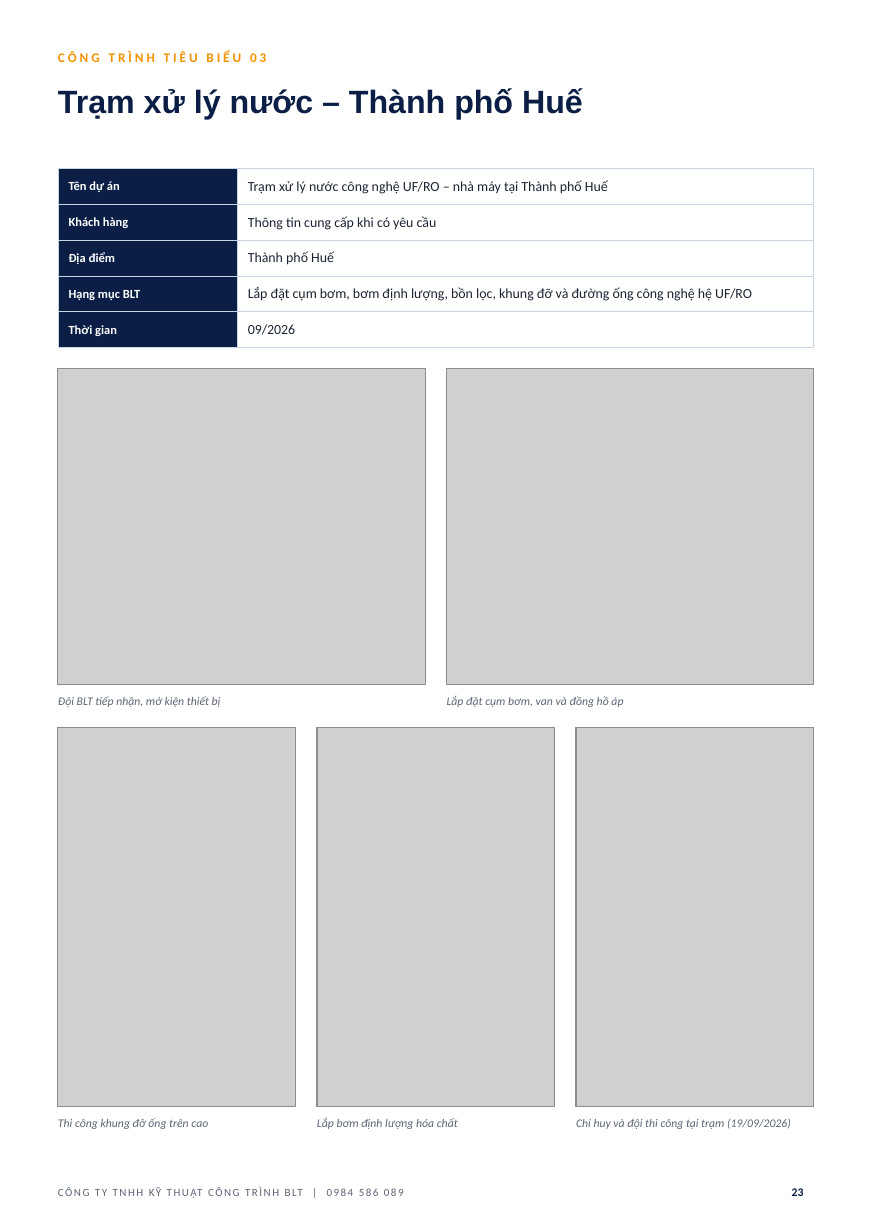
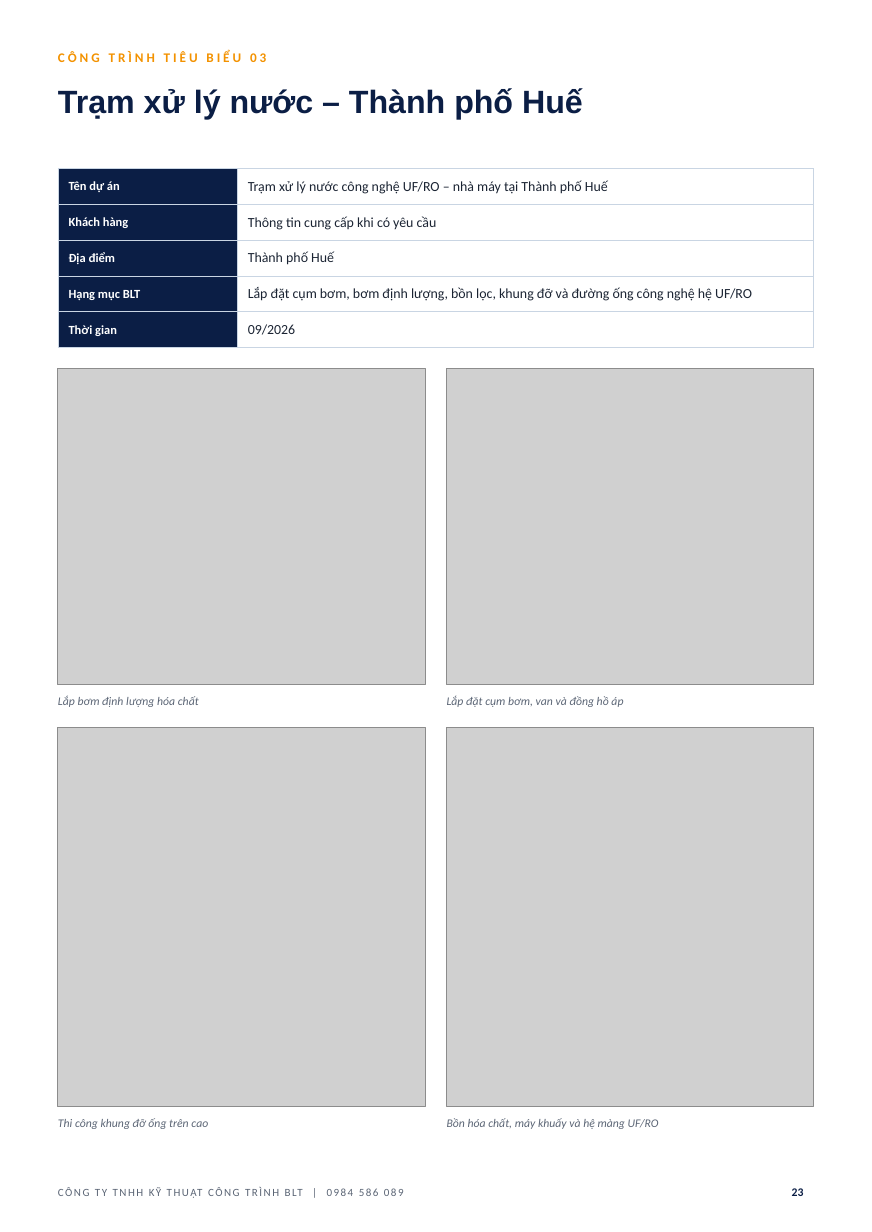
Before and after one commit to haquyenkl2-sys/C-NG-TY-CP-TH-NG-M-I-T-NG-H-P-MINH-PH-T, a slide deck: slide 23 of ho-so-nang-luc-BLT/HO_SO_NANG_LUC_BLT.pptx. Drawn at 872x1232 pixels with LibreOffice and Linux fonts; fonts in the diff are those of the drawing; grey boxes stand for pictures; background and template pictures are left out. Boxes give left, top, right and bottom in pixels: in the first picture for what was removed or moved away, otherwise in the second. Text is boxed around its words. In the diff, an @@ line names an element or a change of style, - is before the commit and + after.

```diff
--- a/ho-so-nang-luc-BLT/HO_SO_NANG_LUC_BLT.pptx
+++ b/ho-so-nang-luc-BLT/HO_SO_NANG_LUC_BLT.pptx
@@ text at (58,695,199,707): text changed @@
-Đội BLT tiếp nhận, mở kiện thiết bị
+Lắp bơm định lượng hóa chất
@@ picture: place and size @@
-picture at (58,728,296,1107)
+picture at (58,728,425,1107)
@@ picture removed at (317,728,556,1107) @@
@@ picture: place and size @@
-picture at (576,728,814,1107)
+picture at (447,728,814,1107)
@@ text at (447,1118,659,1129): text changed @@
-Lắp bơm định lượng hóa chất
+Bồn hóa chất, máy khuấy và hệ màng UF/RO
@@ text removed at (576,1119,791,1129) @@
-Chỉ huy và đội thi công tại trạm (19/09/2026)
```
Also in this commit, not shown: 18 other slides changed, 4 other files.
